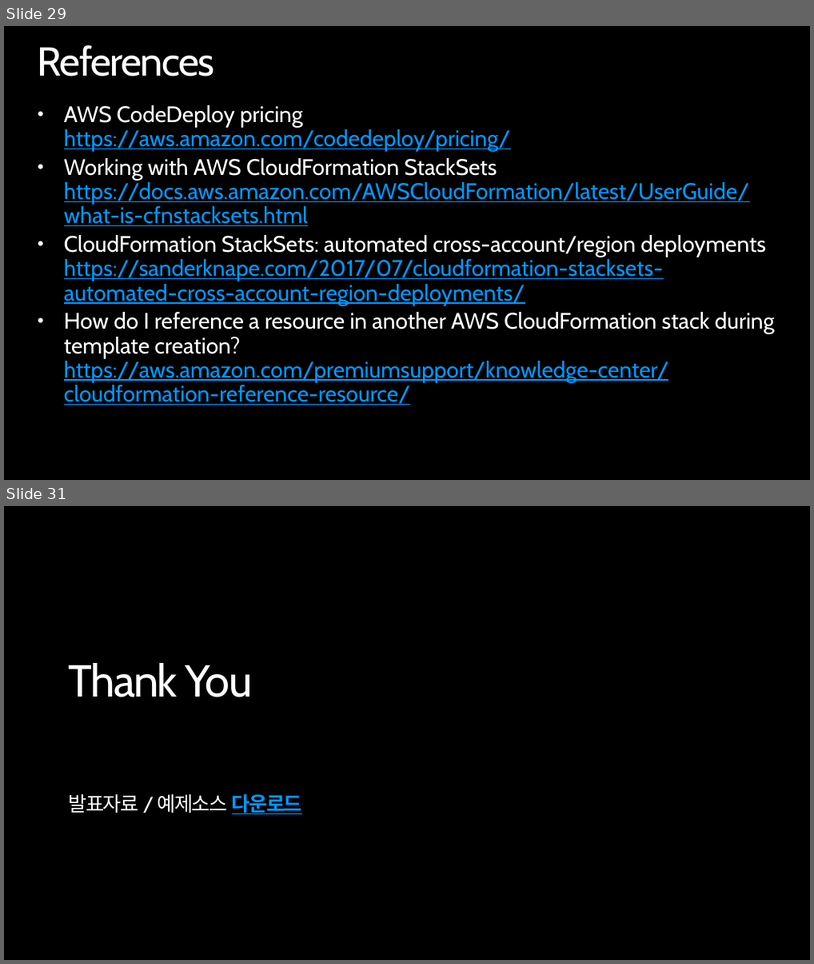
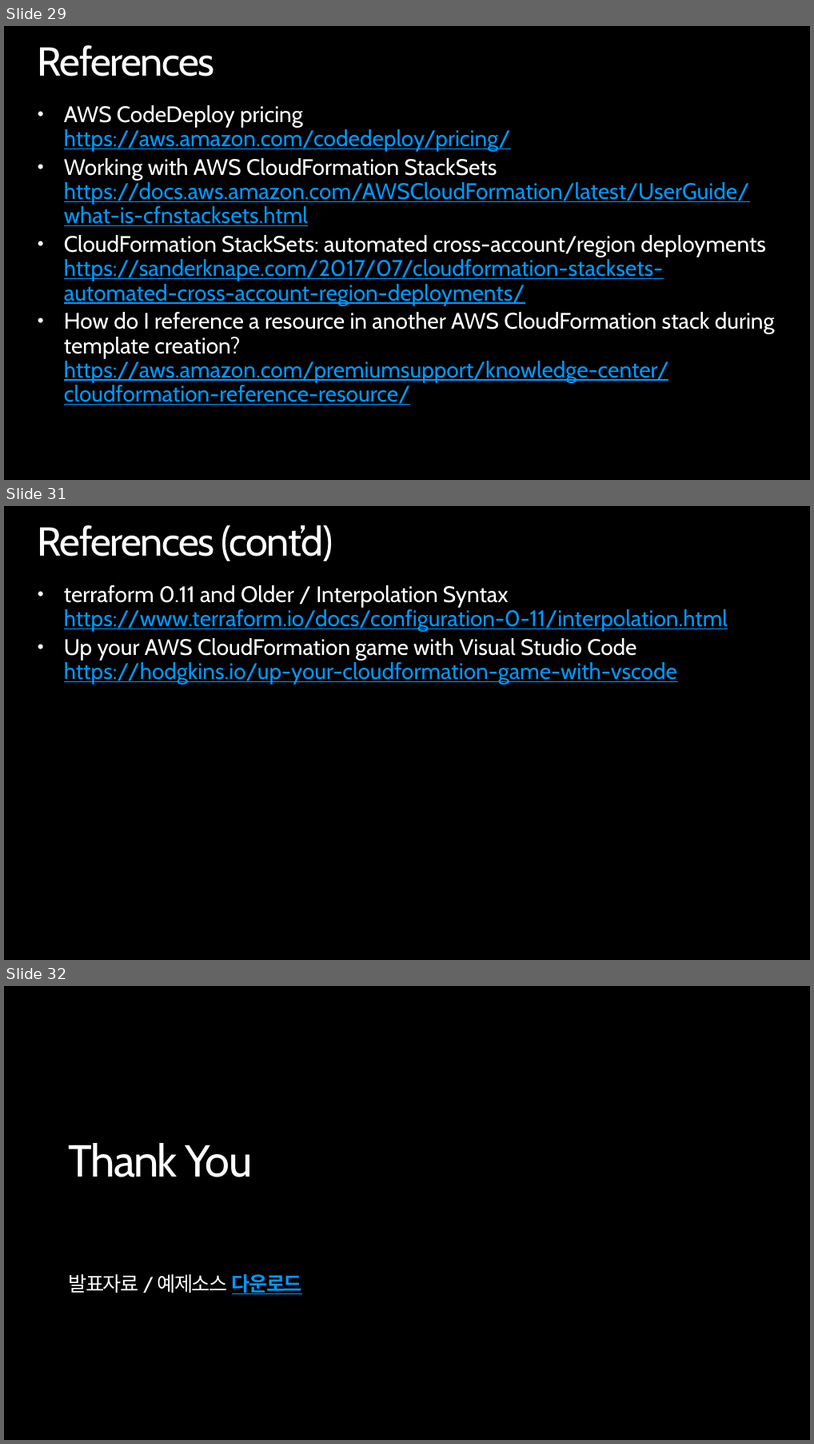
Before and after one commit to giseongeom/presentations, a slide deck: 2019/2019.03.12-AWS-pangyo/aws-cfn-stackset.pptx. Shown one above the other, each under a label of ours: slides 29 and 31 before the commit, slides 29, 31 and 32 after it; the slides between them are not shown. The pictures are 814x964 and 814x1444 pixels, drawn with LibreOffice and Linux fonts; fonts in the diff are those of the drawing; background and template pictures are left out. Boxes give left, top, right and bottom in pixels: in the first picture for what was removed or moved away, otherwise in the second. Text is boxed around its words. In the diff, an @@ line names an element or a change of style, - is before the commit and + after.

```diff
--- a/2019/2019.03.12-AWS-pangyo/aws-cfn-stackset.pptx
+++ b/2019/2019.03.12-AWS-pangyo/aws-cfn-stackset.pptx
@@ slide 31 added at [4, 506, 810, 960], background picture (left out) @@
@@ title added at [38, 525, 334, 561], 36 pt, text gradient #FFFFFF to #9F9F9F @@
+References (cont’d)
@@ text added at [64, 585, 728, 684], 20 pt, text #0099FF, underline @@
+• terraform 0.11 and Older / Interpolation Syntax
+  https://www.terraform.io/docs/configuration-0-11/interpolation.html
+• Up your AWS CloudFormation game with Visual Studio Code
+  https://hodgkins.io/up-your-cloudformation-game-with-vscode
@@ what was slide 31 is now slide 32 @@
```
Also in this commit, not shown: 3 slides changed, 4 other files.
